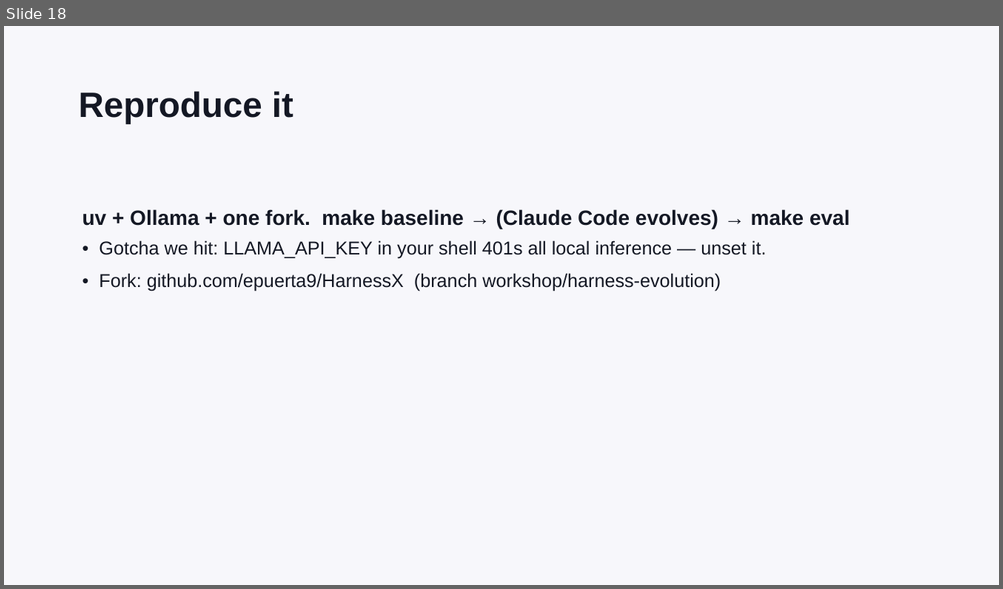
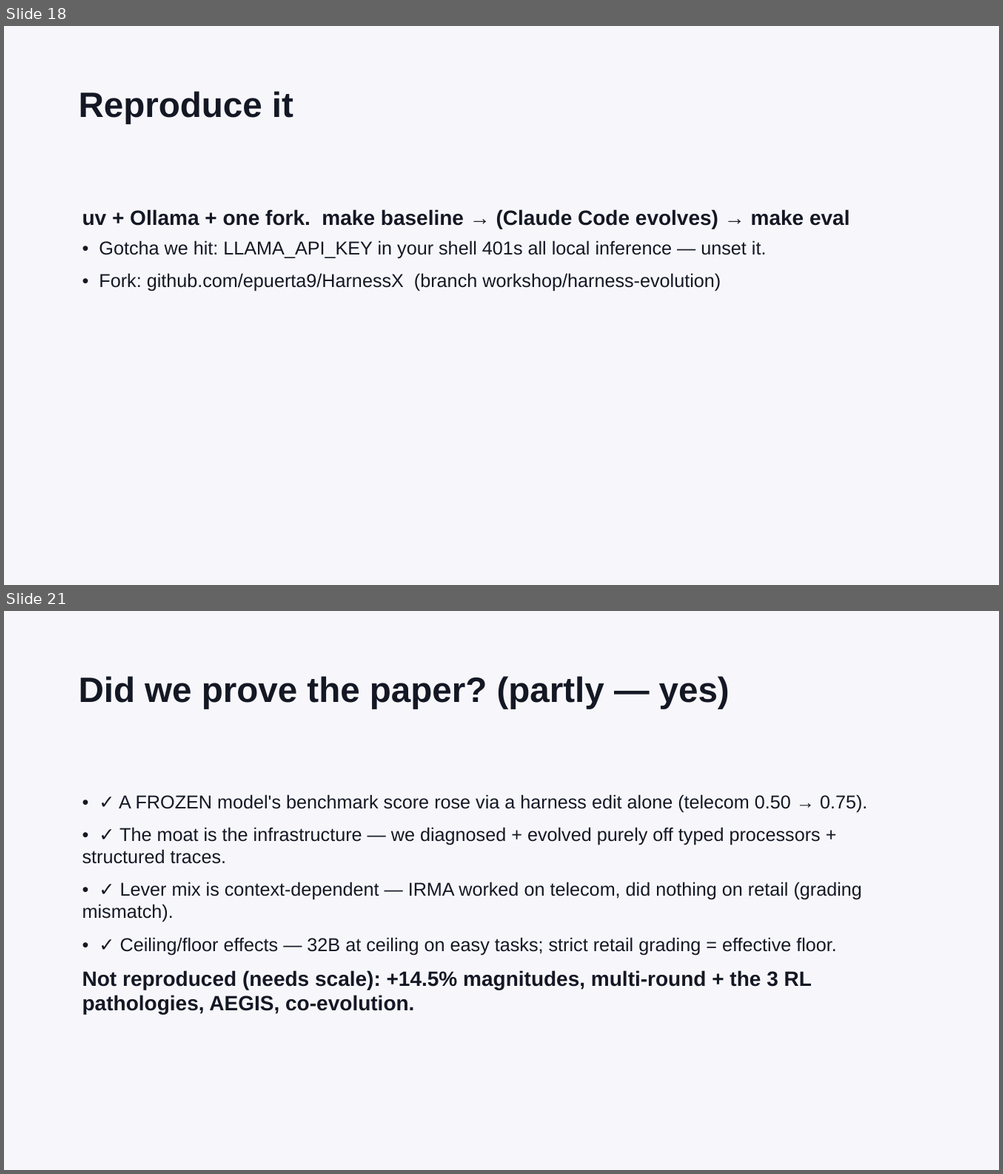
Before and after one commit to epuerta9/HarnessX, a slide deck: workshop/harness-evolution-workshop.pptx. Shown one above the other, each under a label of ours: slide 18 before the commit, slides 18 and 21 after it; the slides between them are not shown. The pictures are 1003x589 and 1003x1174 pixels, drawn with LibreOffice and Linux fonts; fonts in the diff are those of the drawing. Boxes give left, top, right and bottom in pixels: in the first picture for what was removed or moved away, otherwise in the second. Text is boxed around its words. In the diff, an @@ line names an element or a change of style, - is before the commit and + after.

```diff
--- a/workshop/harness-evolution-workshop.pptx
+++ b/workshop/harness-evolution-workshop.pptx
@@ slide 21 added at (4,611,999,1170), background #F7F7FB @@
@@ text added at (79,676,729,709), 34 pt, text #141824, bold @@
+Did we prove the paper? (partly — yes)
@@ text added at (82,795,867,1015), 18 pt, text #141824 @@
+• ✓ A FROZEN model's benchmark score rose via a harness edit alone (telecom 0.50 → 0.75).
+• ✓ The moat is the infrastructure — we diagnosed + evolved purely off typed processors + structured traces.
+• ✓ Lever mix is context-dependent — IRMA worked on telecom, did nothing on retail (grading mismatch).
+• ✓ Ceiling/floor effects — 32B at ceiling on easy tasks; strict retail grading = effective floor.
+Not reproduced (needs scale): +14.5% magnitudes, multi-round + the 3 RL pathologies, AEGIS, co-evolution.
```
Also in this commit, not shown: 1 slide changed, 2 other slides added, 2 other files.
